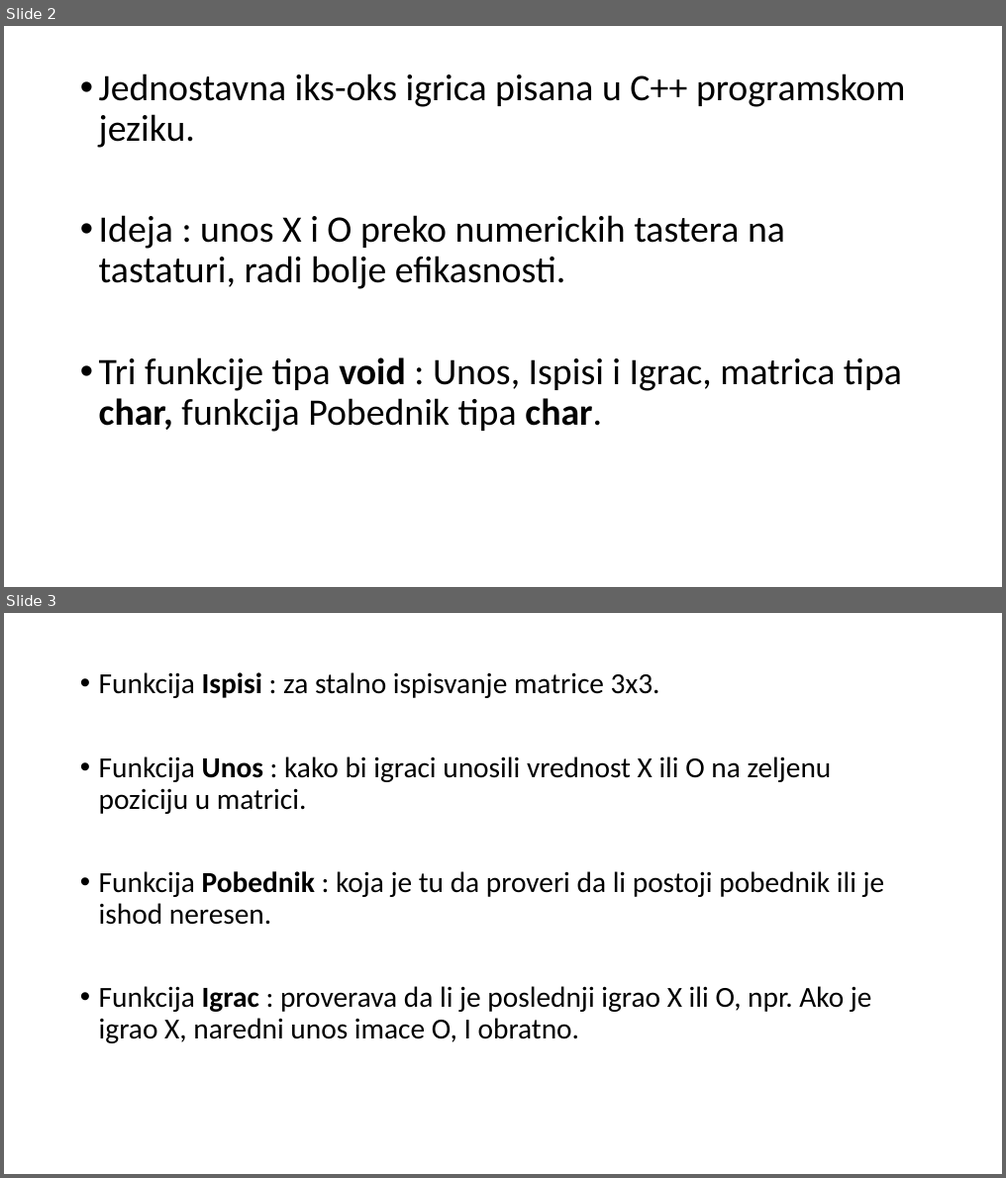
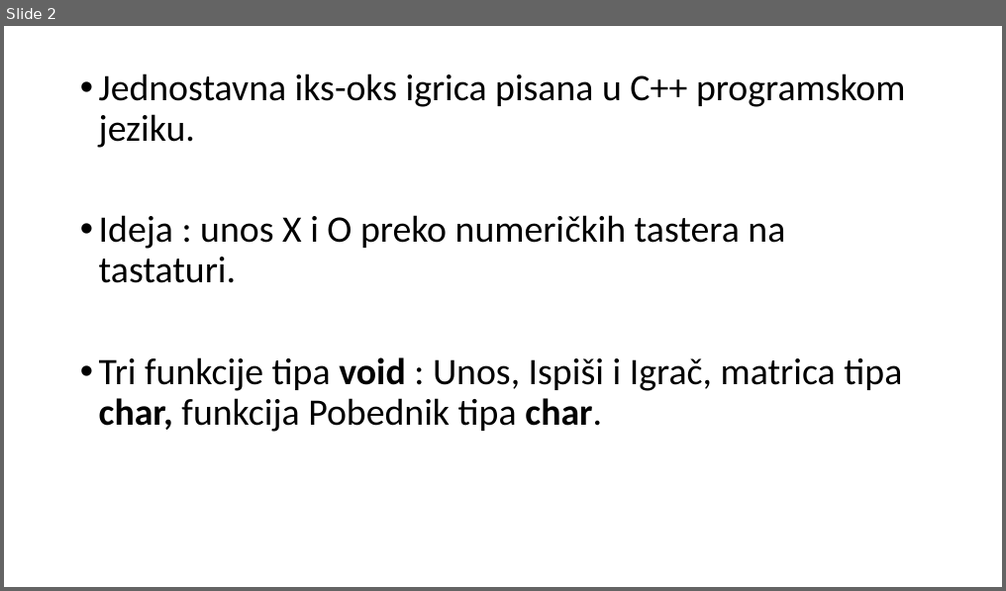
Before and after one commit to DjordjeA/X-O-game, a slide deck: Iks-Oks.pptx. Shown one above the other, each under a label of ours: slides 2 and 3 before the commit, slide 2 after it. The pictures are 1006x1178 and 1006x591 pixels, drawn with LibreOffice and Linux fonts; fonts in the diff are those of the drawing. Boxes give left, top, right and bottom in pixels: in the first picture for what was removed or moved away, otherwise in the second. Text is boxed around its words. In the diff, an @@ line names an element or a change of style, - is before the commit and + after.

```diff
--- a/Iks-Oks.pptx
+++ b/Iks-Oks.pptx
@@ slide 3 removed at [4, 613, 1002, 1174], background #FFFFFF @@
@@ text removed at [99, 672, 885, 1044] @@
-• Funkcija Ispisi : za stalno ispisvanje matrice 3x3.
-• Funkcija Unos : kako bi igraci unosili vrednost X ili O na zeljenu poziciju u matrici.
-• Funkcija Pobednik : koja je tu da proveri da li postoji pobednik ili je ishod neresen.
-• Funkcija Igrac : proverava da li je poslednji igrao X ili O, npr. Ako je igrao X, naredni unos imace O, I obratno.
@@ slide 2 changed as well @@
@@ text at [99, 215, 902, 432]: text changed @@
-• Ideja : unos X i O preko numerickih tastera na tastaturi, radi bolje efikasnosti.
-• Tri funkcije tipa void : Unos, Ispisi i Igrac, matrica tipa char, funkcija Pobednik tipa char.
+• Ideja : unos X i O preko numeričkih tastera na tastaturi.
+• Tri funkcije tipa void : Unos, Ispiši i Igrač, matrica tipa char, funkcija Pobednik tipa char.
```
Also in this commit, not shown: 1 other slide changed, 4 slides added, 1 other slide removed, 3 other files.
